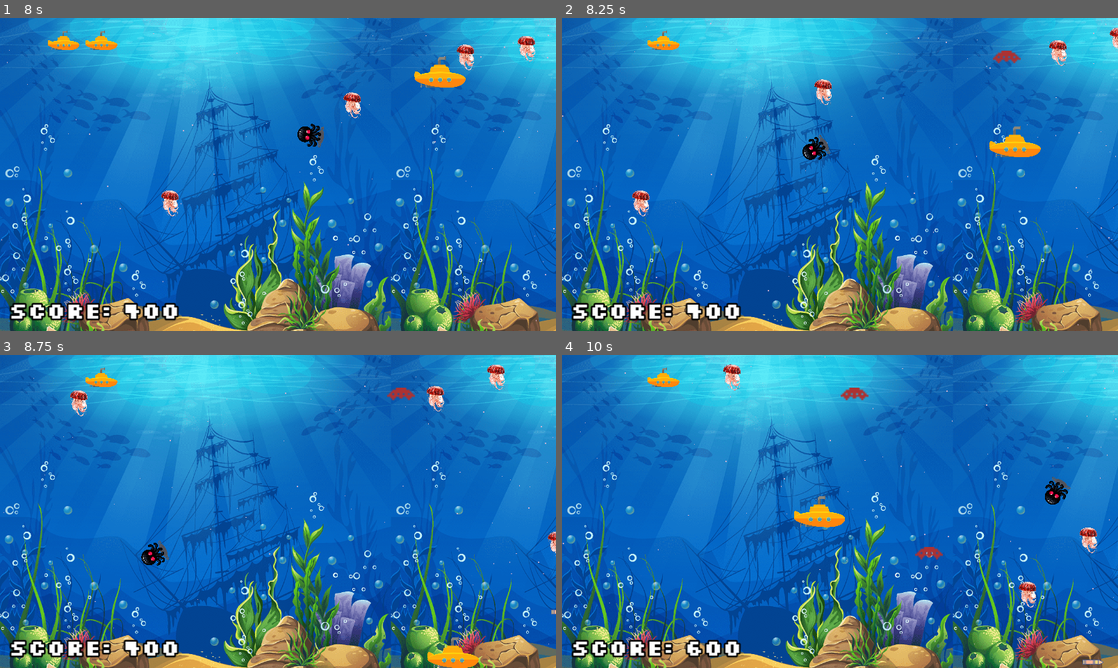
Above: before the commit, frames 1-4 (two rows, left to right).
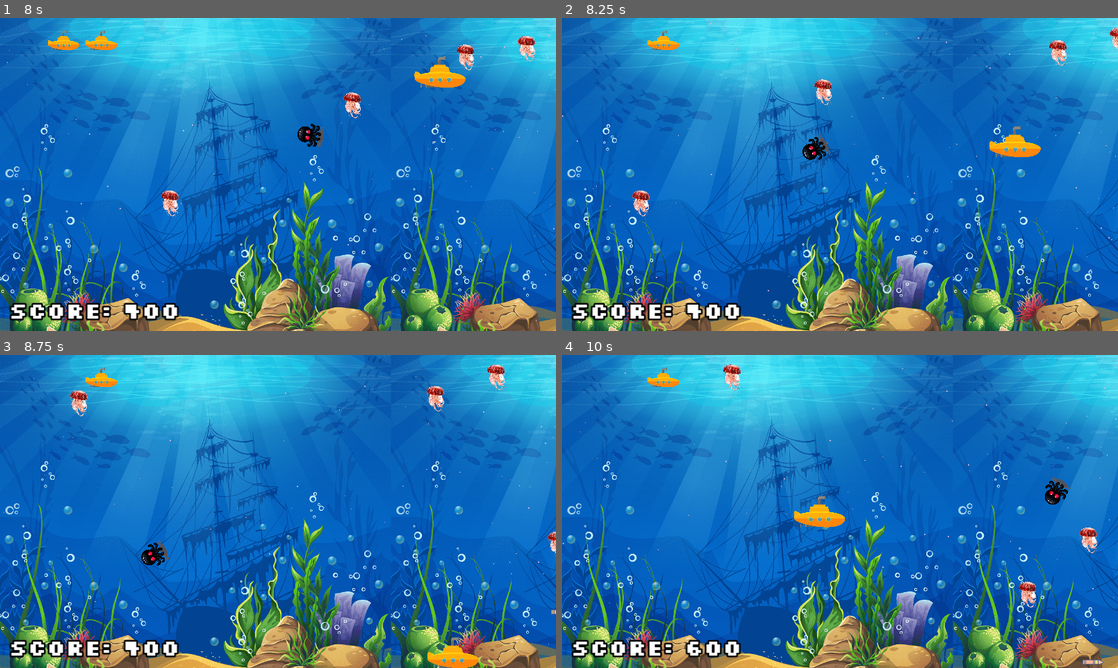
Above: after the commit, the same moments.

Repository: dtru5/LightningGame
Game: Godot game, scene res://scenes/game.tscn
Two runs of this game, one before a commit and one after it. Both use one fixed random seed, a clock stepped at 60 frames per second and the inputs below.
Inputs:
- Up to frame 1 (8 s): tap Enter at 0.5 s; hold Right (right) 0.53-1.28 s; hold Space (shoot) 0.53-1.28 s; hold Down (down) 1.28-2.03 s; tap Space (shoot) every 1.5 s from 1.35 to 7.35 s; hold Right (right) 2.03-2.78 s; hold Space (shoot) 2.03-2.78 s; hold Up (up) 2.78-3.53 s; hold Space (shoot) 3.53-4.28 s; hold Left (left) 3.53-5.03 s; hold Down (down) 5.03-5.78 s; hold Space (shoot) 5.03-5.78 s; hold Right (right) 5.78-6.53 s; hold Up (up) 6.53-7.28 s; hold Space (shoot) 6.53-7.28 s; hold Right (right) from 7.28 s (still down)
- Up to frame 2 (8.25 s): release Right (right) at 8.03 s; hold Down (down) from 8.03 s (still down); hold Space (shoot) from 8.03 s (still down)
- Up to frame 3 (8.75 s): keep holding Down (down); keep holding Space (shoot)
- Up to frame 4 (10 s): release Down (down) at 8.78 s; release Space (shoot) at 8.78 s; hold Left (left) 8.78-9.53 s; tap Space (shoot) at 8.85 s; hold Up (up) from 9.53 s (still down); hold Space (shoot) from 9.53 s (still down)

Frame 1 is identical in both runs. In frame 2, 0.1% of the frame differs, in the area x 77-83%, y 10-15%; in frame 3, 0.1%; in frame 4, 0.3%, in the area x 50-69%, y 10-66%.

Commit message:
adjust some values regarding drops and fire rate of power up 1

Diff:
--- a/scripts/enemy.gd
+++ b/scripts/enemy.gd
@@ -22,7 +22,7 @@
 
 func die() -> void:
 	emit_signal("update_score")
-	var ranNum: int = randi_range(1,5)
+	var ranNum: int = randi_range(1,10)
 	if ranNum == 3:
 		var power_up_instance = power_up_scene.instantiate()
 		get_tree().current_scene.add_child(power_up_instance)
--- a/scripts/player.gd
+++ b/scripts/player.gd
@@ -66,7 +66,7 @@
 		is_rocket_blocked = false
 
 func enable_rapid_fire() -> void:
-	rocket_time_limiter = 0.05
+	rocket_time_limiter = 0.1
 	rapid_fire_timer.start(3)
 
 func hit_health_powerup() -> void:
--- a/scripts/rocket_enemy.gd
+++ b/scripts/rocket_enemy.gd
@@ -6,7 +6,7 @@
 
 func die() -> void:
 	emit_signal("update_score")
-	var ranNum: int = randi_range(1,4)
+	var ranNum: int = randi_range(1,10)
 	if ranNum == 1:
 		var power_up_instance = power_up_2_scene.instantiate()
 		get_tree().current_scene.add_child(power_up_instance)
Not shown: 1 places in scenes/game.tscn that only renumber resources
